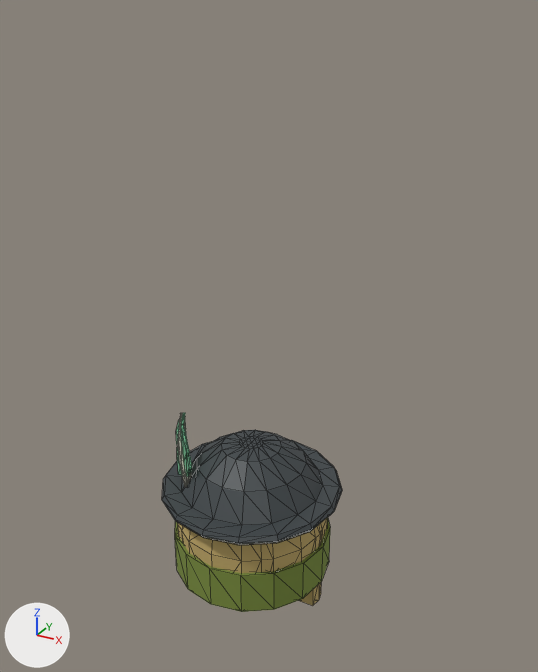
The glTF model Assets/3D/nomad.glb as it was, and as the next commit left it.
Both versions are drawn from a camera (50 mm lens) standing at (1.9, -3.23, 3.3) and looking at (0.11, 0.02, 1.68). Every picture has the same lights, and +X, +Y and +Z are marked at lower left. Mesh edges are drawn as thin lines.

The first picture shows 'Nomad'.
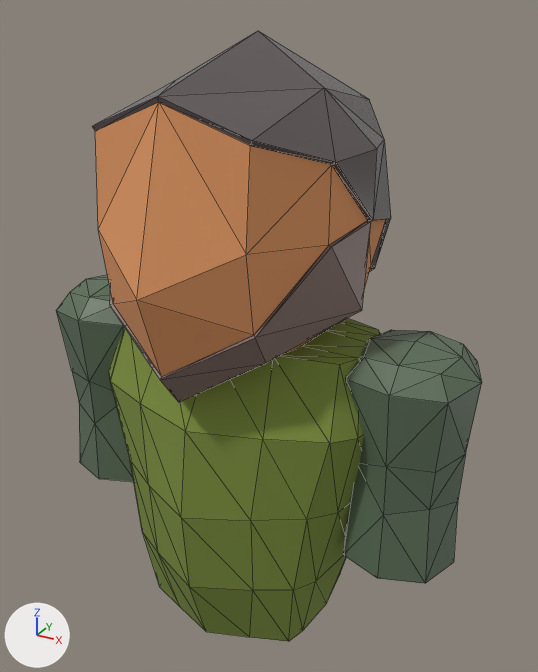
Commit message: Update to new nomad model

The change, as a diff of the scene's bpy script:
```diff
--- a/Assets/3D/nomad.glb.py
+++ b/Assets/3D/nomad.glb.py
@@ mat_skin @@
 mat_skin = principled_material('Skin')
-mat_skin.base_color = (0.507, 0.376, 0.136)  # yellow #bda567
+mat_skin.base_color = (0.711, 0.301, 0.121)  # orange #db9562
 mat_skin.roughness = 1.0
@@ mat_hair @@
+mat_hair = principled_material('Hair')
+mat_hair.base_color = (0.105, 0.0844, 0.0844)  # dark grey #5b5252
+mat_hair.roughness = 0.259
@@ mat_arms @@
+mat_arms = principled_material('Arms')
+mat_arms.base_color = (0.108, 0.157, 0.099)  # dark green #5c6e59
@@ mat_beard @@
+mat_beard = principled_material('Beard')
+mat_beard.base_color = (0.22, 0.149, 0.135)  # brown #816c67
@@ me_plane @@
+me_plane.from_pydata(...)  # 270 vertices, 536 faces; spans x -1.26..1.26, y -0.93..0.79, z -2.36..0.85
+# faces by material slot: [34, 34, 116, 160, 192]
+me_plane.materials.append(mat_beard)  # brown #816c67
+me_plane.materials.append(mat_skin)  # orange #db9562
+me_plane.materials.append(mat_hair)  # dark grey #5b5252
+me_plane.materials.append(mat_arms)  # dark green #5c6e59
+me_plane.materials.append(mat_clothes)  # green #788b3c
@@ ob_nomad @@
-ob_nomad = bpy.data.objects.new('Nomad', me_sphere)
-ob_nomad.location = (0.0, 0.0, 0.0)
+ob_nomad = bpy.data.objects.new('Nomad', me_plane)
+ob_nomad.location = (0.0, -0.002, 2.36)
```

What differs and where, as boxes [x1, y1, x2, y2] in the pictures (538 x 672 px):
'Nomad', recoloured, reshaped, moved (136% wider, 206% taller)
    before: [162, 413, 342, 612]
    after: [56, 31, 482, 642]
